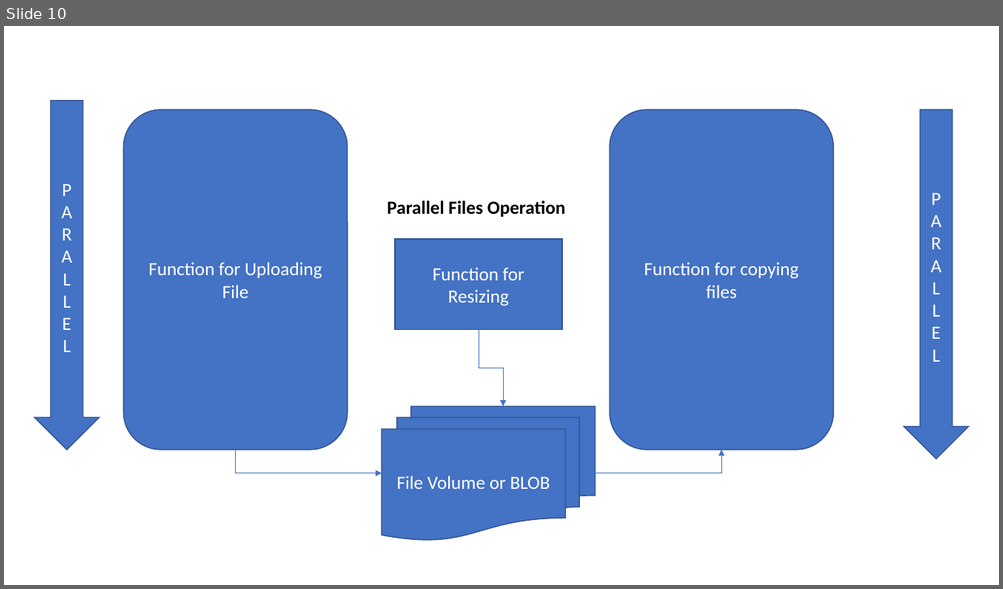
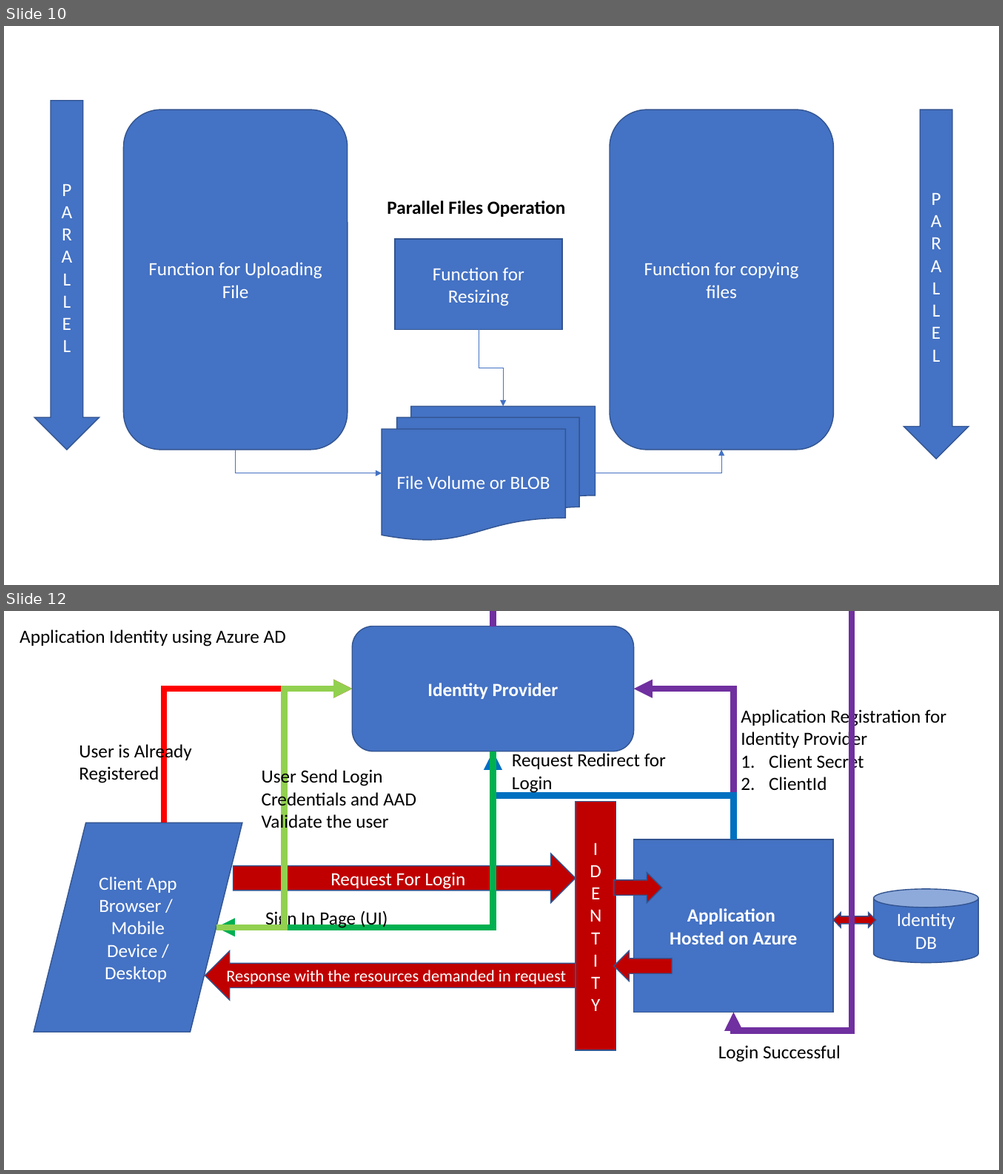
Before and after one commit to maheshsabnis/AzureFUnctionsWM, a slide deck: TRaining_Sreverless_IMages.pptx. Shown one above the other, each under a label of ours: slide 10 before the commit, slides 10 and 12 after it; the slides between them are not shown. The pictures are 1003x589 and 1003x1174 pixels, drawn with LibreOffice and Linux fonts; fonts in the diff are those of the drawing. Boxes give left, top, right and bottom in pixels: in the first picture for what was removed or moved away, otherwise in the second. Text is boxed around its words. In the diff, an @@ line names an element or a change of style, - is before the commit and + after.

```diff
--- a/TRaining_Sreverless_IMages.pptx
+++ b/TRaining_Sreverless_IMages.pptx
@@ slide 12 added at <box>4,611,999,1170</box>, background #FFFFFF @@
@@ text added at <box>20,629,286,647</box>, 18 pt, text #000000 @@
+Application Identity using Azure AD
@@ rounded rectangle added at <box>353,626,634,752</box>, fill #4472C4, outline #325491 1 pt, 18 pt, text #FFFFFF, bold @@
+Identity Provider
@@ elbow arrow added from (492, 626) to (734, 1012), #7030A0 6 pt @@
@@ elbow arrow added from (165, 823) to (353, 689), #FF0000 6 pt @@
@@ elbow arrow added from (216, 927) to (353, 689), #92D050 6 pt @@
@@ elbow arrow added from (734, 840) to (634, 689), #7030A0 6 pt @@
@@ text added at <box>740,708,946,790</box>, 18 pt, text #000000 @@
+Application Registration for Identity Provider
+1. Client Secret
+2. ClientId
@@ text added at <box>79,742,192,783</box>, 18 pt, text #000000 @@
+User is Already Registered
@@ elbow arrow added from (492, 752) to (216, 927), #00B050 6 pt @@
@@ elbow arrow added from (734, 840) to (492, 752), #0070C0 6 pt @@
@@ text added at <box>512,752,666,794</box>, 18 pt, text #000000 @@
+Request Redirect for Login
@@ text added at <box>262,768,416,832</box>, 18 pt, text #000000 @@
+User Send Login Credentials and AAD Validate the user
@@ rectangle added at <box>575,802,616,1051</box>, fill #C00000, outline #325491 1 pt, 18 pt, text #FFFFFF @@
+I
+D
+E
+N
+T
+I
+T
+Y
@@ parallelogram added at <box>34,823,243,1033</box>, fill #4472C4, outline #325491 1 pt, 18 pt, text #FFFFFF @@
+Client App
+Browser / Mobile Device / Desktop
@@ right arrow added at <box>233,854,575,903</box>, fill #C00000, outline #325491 1 pt, 18 pt, text #FFFFFF @@
+Request For Login
@@ rectangle added at <box>634,840,833,1013</box>, fill #4472C4, outline #325491 1 pt, 18 pt, text #FFFFFF, bold @@
+Application
+Hosted on Azure
@@ right arrow added at <box>614,873,661,903</box>, fill #C00000, outline #325491 1 pt @@
@@ cylinder added at <box>874,889,978,963</box>, fill #4472C4, outline #325491 1 pt, 18 pt, text #FFFFFF @@
+Identity
+DB
@@ text added at <box>265,910,388,930</box>, 18 pt, text #000000 @@
+Sign In Page (UI)
@@ left right arrow added at <box>833,913,876,928</box>, fill #C00000, outline #325491 1 pt @@
@@ left arrow added at <box>205,951,575,1000</box>, fill #C00000, outline #325491 1 pt, 16 pt, text #FFFFFF @@
+Response with the resources demanded in request
@@ left arrow added at <box>614,951,671,981</box>, fill #C00000, outline #325491 1 pt @@
@@ text added at <box>718,1045,840,1062</box>, 18 pt, text #000000 @@
+Login Successful
```
Also in this commit, not shown: 4 other slides added, 14 other files.
